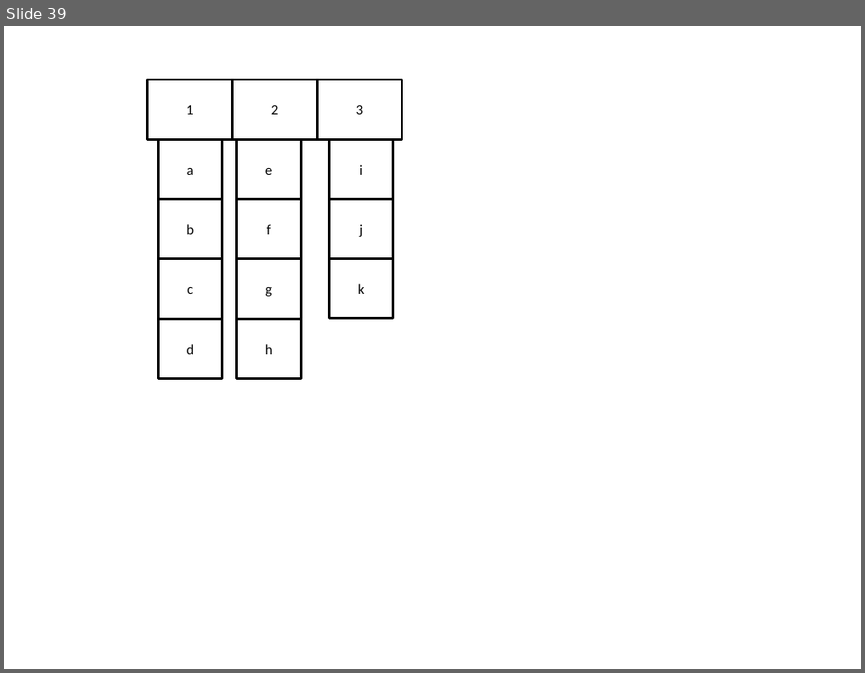
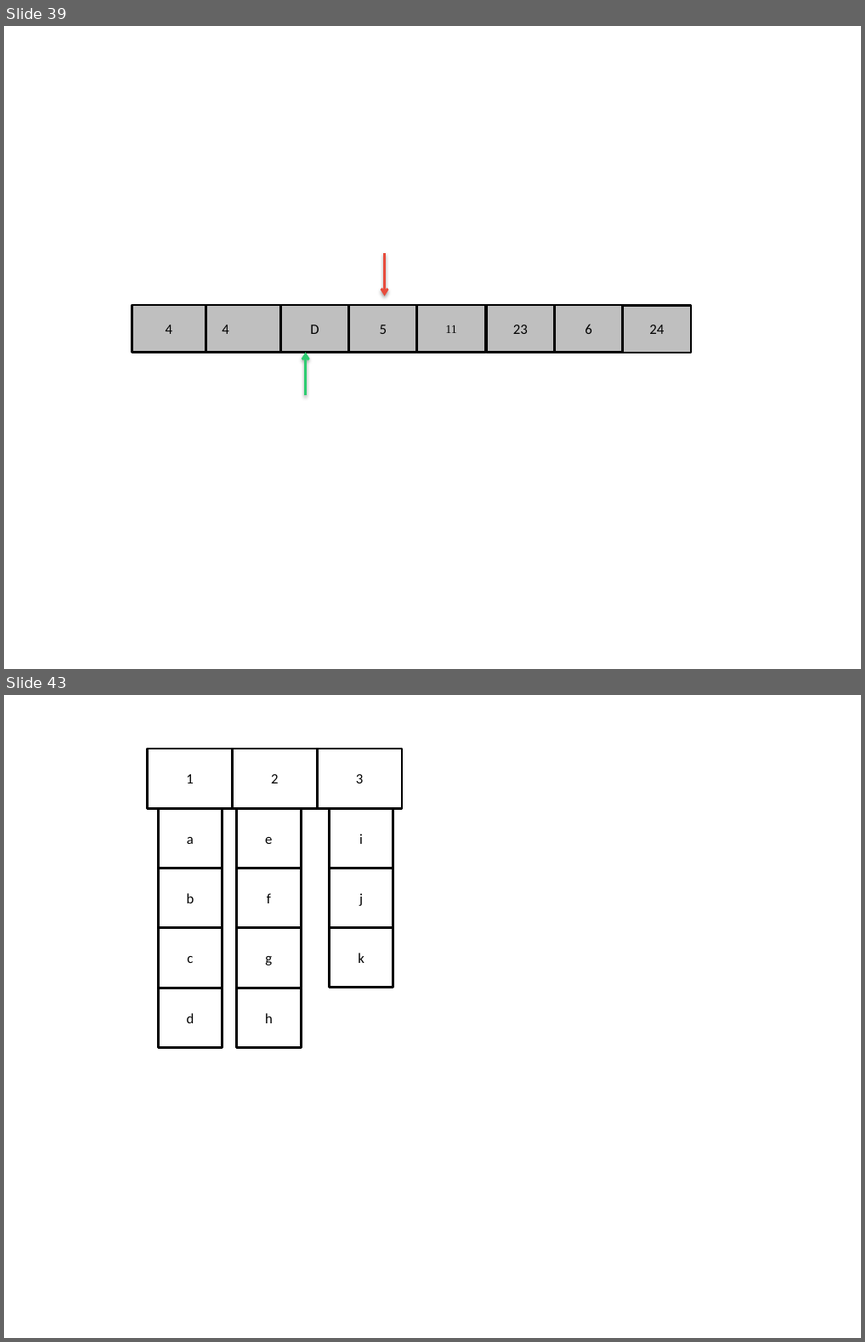
Before and after one commit to jainankit49/HackerGymContent, a slide deck: Images/imgs.pptx. Shown one above the other, each under a label of ours: slide 39 before the commit, slides 39 and 43 after it; the slides between them are not shown. The pictures are 865x673 and 865x1342 pixels, drawn with LibreOffice and Linux fonts; fonts in the diff are those of the drawing. Boxes give left, top, right and bottom in pixels: in the first picture for what was removed or moved away, otherwise in the second. Text is boxed around its words. In the diff, an @@ line names an element or a change of style, - is before the commit and + after.

```diff
--- a/Images/imgs.pptx
+++ b/Images/imgs.pptx
@@ slide 39 added at (4,26,861,669), background #FFFFFF @@
@@ group added at (132,253,691,395): 8 rectangles, 2 arrows @@
+4
+4
+5
+D
+11
+23
+6
+24
@@ what was slide 39 is now slide 43 @@
```
Also in this commit, not shown: 1 slide changed, 3 other slides added, 3 other files.
